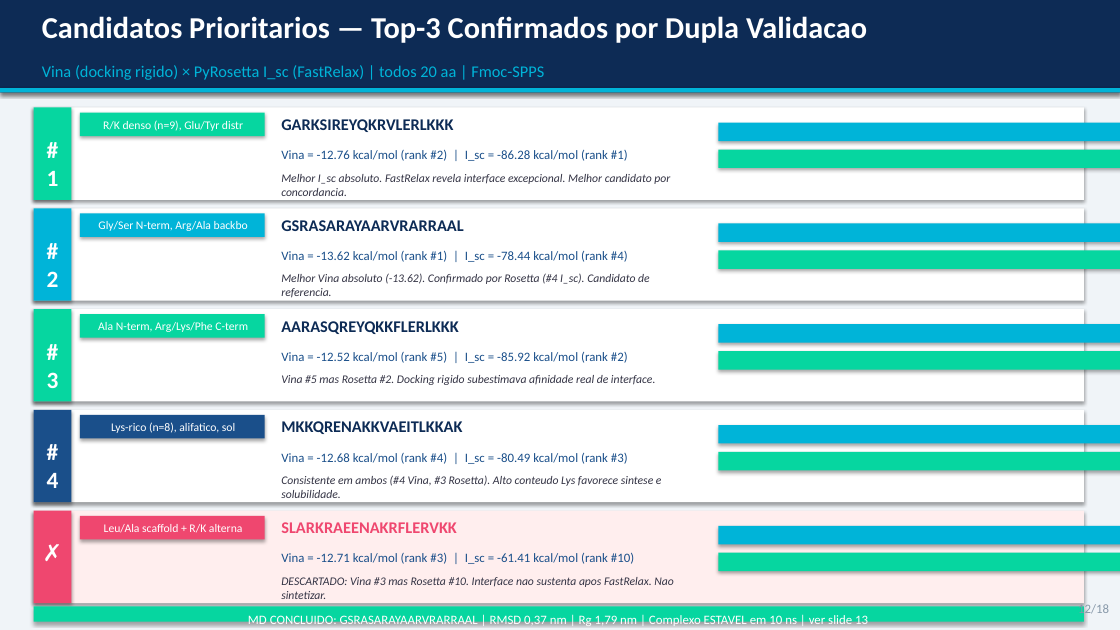
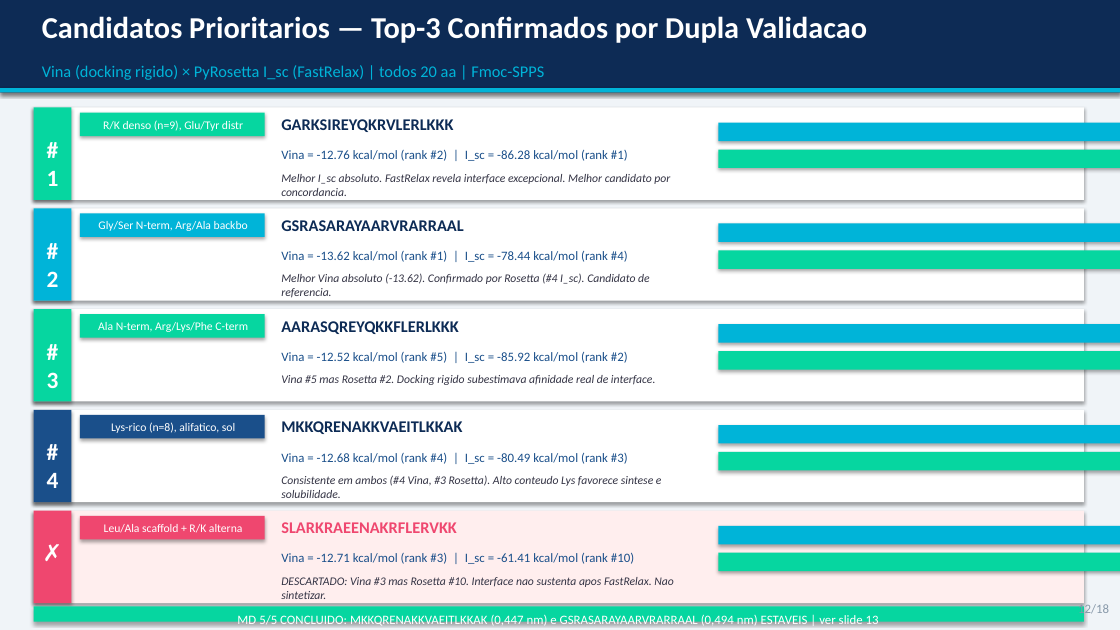
Before and after one commit to eulaliobqi/design-inibidores, a slide deck: slide 12 of apresentacao_design_inibidores.pptx. Drawn at 1120x630 pixels with LibreOffice and Linux fonts; fonts in the diff are those of the drawing. Boxes give left, top, right and bottom in pixels: in the first picture for what was removed or moved away, otherwise in the second. Text is boxed around its words. In the diff, an @@ line names an element or a change of style, - is before the commit and + after.

```diff
--- a/apresentacao_design_inibidores.pptx
+++ b/apresentacao_design_inibidores.pptx
@@ text at <box>237,613,879,628</box>: text changed @@
-MD CONCLUIDO: GSRASARAYAARVRARRAAL | RMSD 0,37 nm | Rg 1,79 nm | Complexo ESTAVEL em 10 ns | ver slide 13
+MD 5/5 CONCLUIDO: MKKQRENAKKVAEITLKKAK (0,447 nm) e GSRASARAYAARVRARRAAL (0,494 nm) ESTAVEIS | ver slide 13
```
Also in this commit, not shown: 1 other slide changed, 1 slide added, 1 slide removed, 2 other files.
